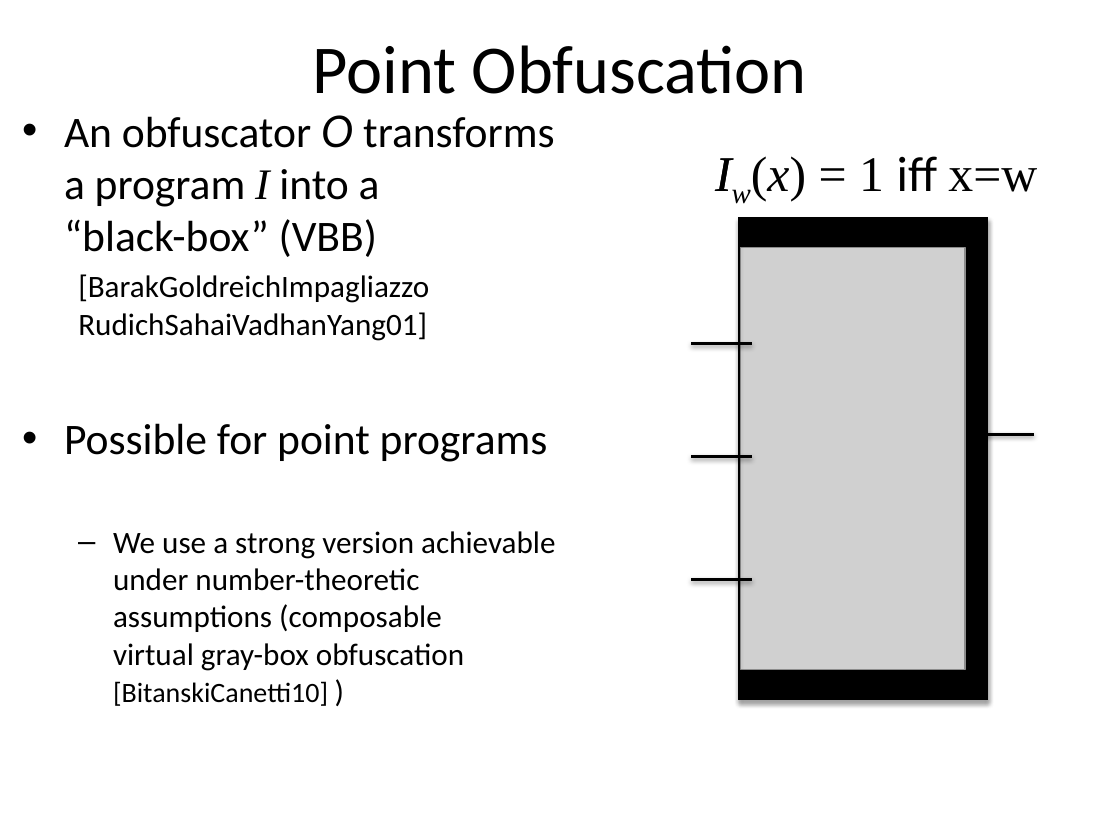
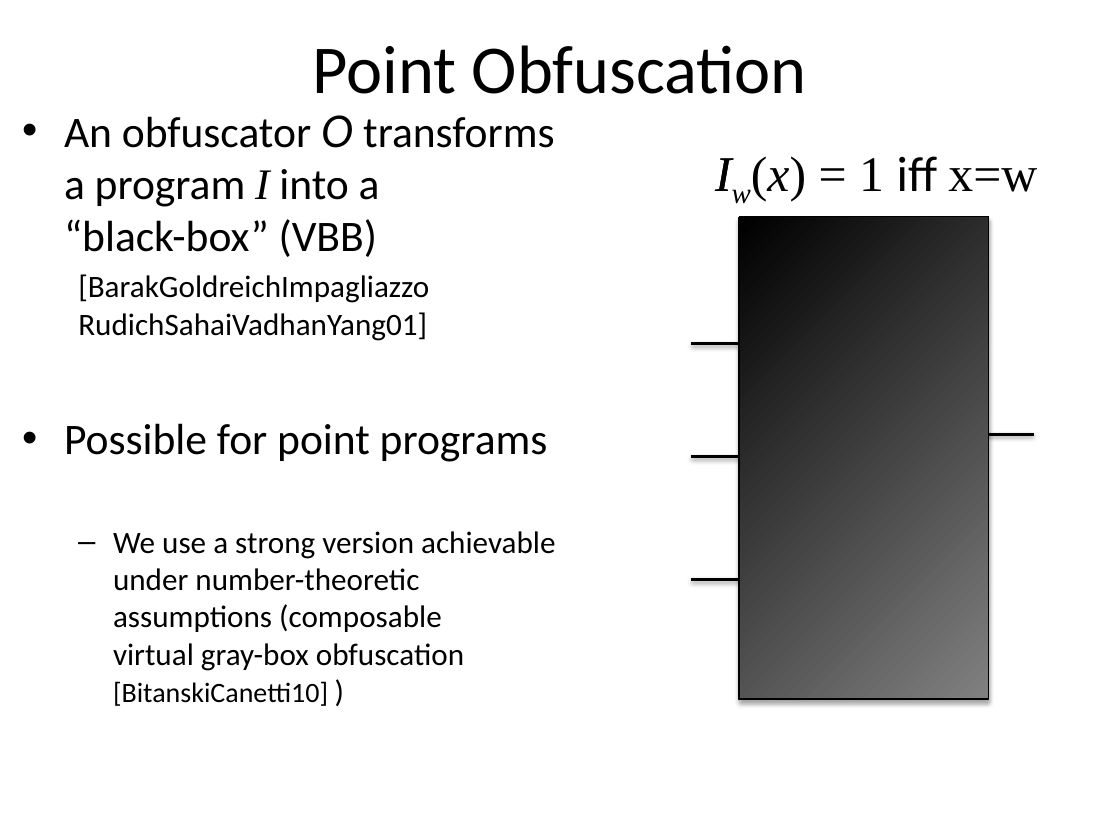
Before and after one commit to xianruimeng/comp-fuzzy-ext, a slide deck: slide 11 of constantRate/KeyDerivationWithNegativeUsable.pptx. Drawn at 1120x840 pixels with LibreOffice and Linux fonts; fonts in the diff are those of the drawing; grey boxes stand for pictures. Boxes give left, top, right and bottom in pixels: in the first picture for what was removed or moved away, otherwise in the second. Text is boxed around its words. In the diff, an @@ line names an element or a change of style, - is before the commit and + after.

```diff
--- a/constantRate/KeyDerivationWithNegativeUsable.pptx
+++ b/constantRate/KeyDerivationWithNegativeUsable.pptx
@@ rectangle at (x1=740, y1=217, x2=988, y2=699): fill #000000 to gradient #808080 to #000000 @@
@@ picture removed at (x1=741, y1=247, x2=965, y2=669) @@
```
Also in this commit, not shown: 28 other slides changed.
